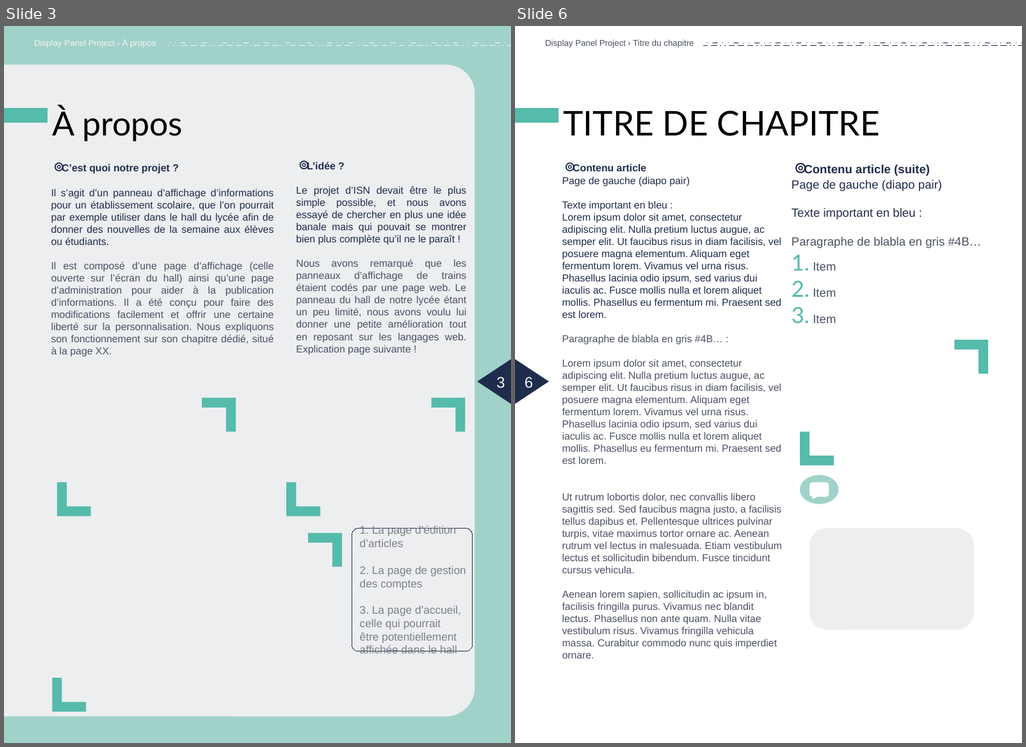
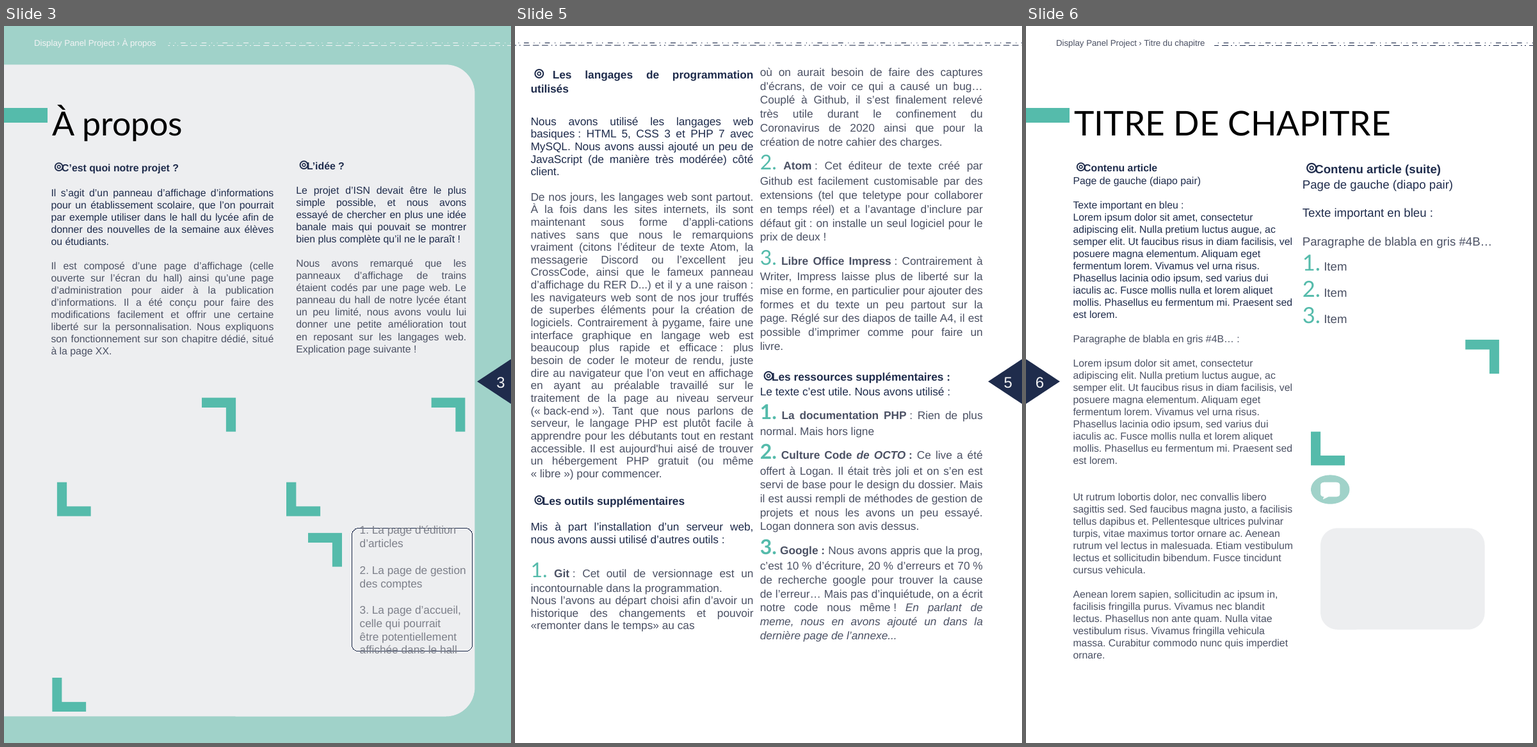
Before and after one commit to LoganTann/panneau, a slide deck: compte-rendu/CR_papier.odp. Shown side by side, each under a label of ours: slides 3 and 6 before the commit, slides 3, 5 and 6 after it; the slides between them are not shown. The pictures are 1026x747 and 1537x747 pixels, drawn with LibreOffice and Linux fonts; fonts in the diff are those of the drawing. Boxes give left, top, right and bottom in pixels: in the first picture for what was removed or moved away, otherwise in the second. Text is boxed around its words. In the diff, an @@ line names an element or a change of style, - is before the commit and + after.

Commit message:
ajout équipe/outils

```diff
--- a/compte-rendu/CR_papier.odp
+++ b/compte-rendu/CR_papier.odp
@@ slide 5 added at [515,26,1022,743], background #FFFFFF @@
@@ line added from (1022, 43) to (515, 43), #1F2C4C 0.79 pt @@
@@ line added from (515, 45) to (1022, 45), #1F2C4C 0.79 pt @@
@@ text added at [531,70,754,631], 12.9 pt, text #4B5164 @@
+⌾ Les langages de programmation utilisés
+Nous avons utilisé les langages web basiques : HTML 5, CSS 3 et PHP 7 avec MySQL. Nous avons aussi ajouté un peu de JavaScript (de manière très modérée) côté client.
+De nos jours, les langages web sont partout. À la fois dans les sites internets, ils sont maintenant sous forme d’appli-cations natives sans que nous le remarquions vraiment (citons l’éditeur de texte Atom, la messagerie Discord ou l’excellent jeu CrossCode, ainsi que le fameux panneau d’affichage du RER D...) et il y a une raison : les navigateurs web sont de nos jour truffés de superbes éléments pour la création de logiciels. Contrairement à pygame, faire une interface graphique en langage web est beaucoup plus rapide et efficace : plus besoin de coder le moteur de rendu, juste dire au navigateur que l’on veut en affichage en ayant au préalable travaillé sur le traitement de la page au niveau serveur (« back-end »). Tant que nous parlons de serveur, le langage PHP est plutôt facile à apprendre pour les débutants tout en restant accessible. Il est aujourd'hui aisé de trouver un hébergement PHP gratuit (ou même « libre ») pour commencer.
+⌾ Les outils supplémentaires
+Mis à part l’installation d’un serveur web, nous avons aussi utilisé d’autres outils :
+1. Git : Cet outil de versionnage est un incontournable dans la programmation.
+Nous l’avons au départ choisi afin d’avoir un historique des changements et pouvoir «remonter dans le temps» au cas
@@ text added at [760,68,983,642], 12.9 pt, text #4B5164 @@
+où on aurait besoin de faire des captures d’écrans, de voir ce qui a causé un bug… Couplé à Github, il s’est finalement relevé très utile durant le confinement du Coronavirus de 2020 ainsi que pour la création de notre cahier des charges.
+2. Atom : Cet éditeur de texte créé par Github est facilement customisable par des extensions (tel que teletype pour collaborer en temps réel) et a l’avantage d’inclure par défaut git : on installe un seul logiciel pour le prix de deux !
+3. Libre Office Impress : Contrairement à Writer, Impress laisse plus de liberté sur la mise en forme, en particulier pour ajouter des formes et du texte un peu partout sur la page. Réglé sur des diapos de taille A4, il est possible d’imprimer comme pour faire un livre.
+⌾ Les ressources supplémentaires :
+Le texte c’est utile. Nous avons utilisé :
+1. La documentation PHP : Rien de plus normal. Mais hors ligne
+2. Culture Code de OCTO : Ce live a été offert à Logan. Il était très joli et on s’en est servi de base pour le design du dossier. Mais il est aussi rempli de méthodes de gestion de projets et nous les avons un peu essayé. Logan donnera son avis dessus.
+3. Google : Nous avons appris que la prog, c’est 10 % d’écriture, 20 % d’erreurs et 70 % de recherche google pour trouver la cause de l’erreur… Mais pas d’inquiétude, on a écrit notre code nous même ! En parlant de meme, nous en avons ajouté un dans la dernière page de l’annexe...
@@ triangle added at [988,359,1022,404], fill #1F2C4C @@
@@ page number added at [1004,377,1012,388], 18 pt, text #F3F4F5 @@
+5
```
Also in this commit, not shown: 1 slide changed, 1 slide removed, 2 other files.
